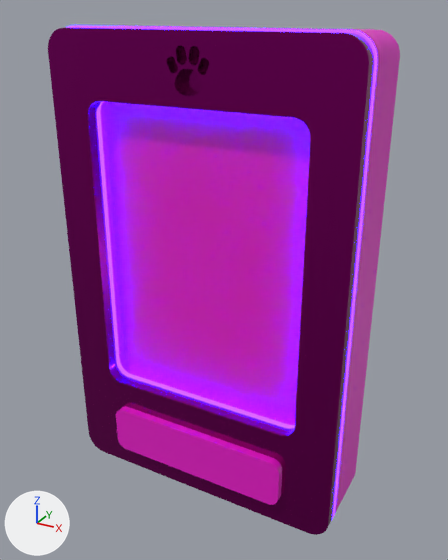
A saved change to the glTF model assets/models/celuvet.glb.
The view is the same before and after, from a 50 mm camera at (0.0847, -0.1398, 0.0739) aimed at (0.0028, 0.0092, -0.0006). Lighting does not change. The marker at lower left points along +X, +Y and +Z. The older version comes first. Where no turn or scale is listed for an object, it has been applied to the vertices.
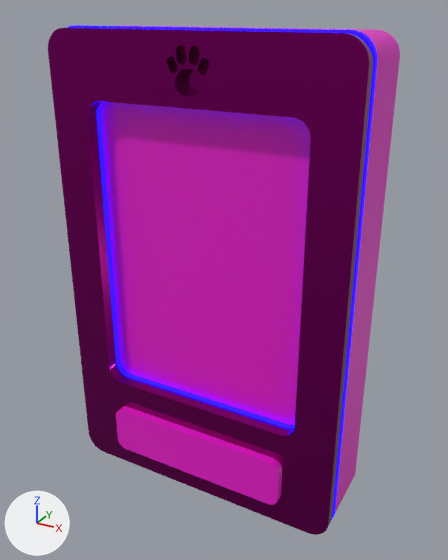
Location of each change, (x1, y1, x2, y2) in pixels of the pictures (448 x 560 px):
'neon', surface changed: (66, 25, 377, 521) in both

Patch to the scene script:
```diff
--- a/assets/models/celuvet.glb.py
+++ b/assets/models/celuvet.glb.py
@@ mat_svgmat_001 @@
 mat_svgmat_001.emission_color = (0.00631, 0.00112, 1.0)  # blue #1304ff
-mat_svgmat_001.emission_strength = 100.0
+mat_svgmat_001.emission_strength = 5.0
```
